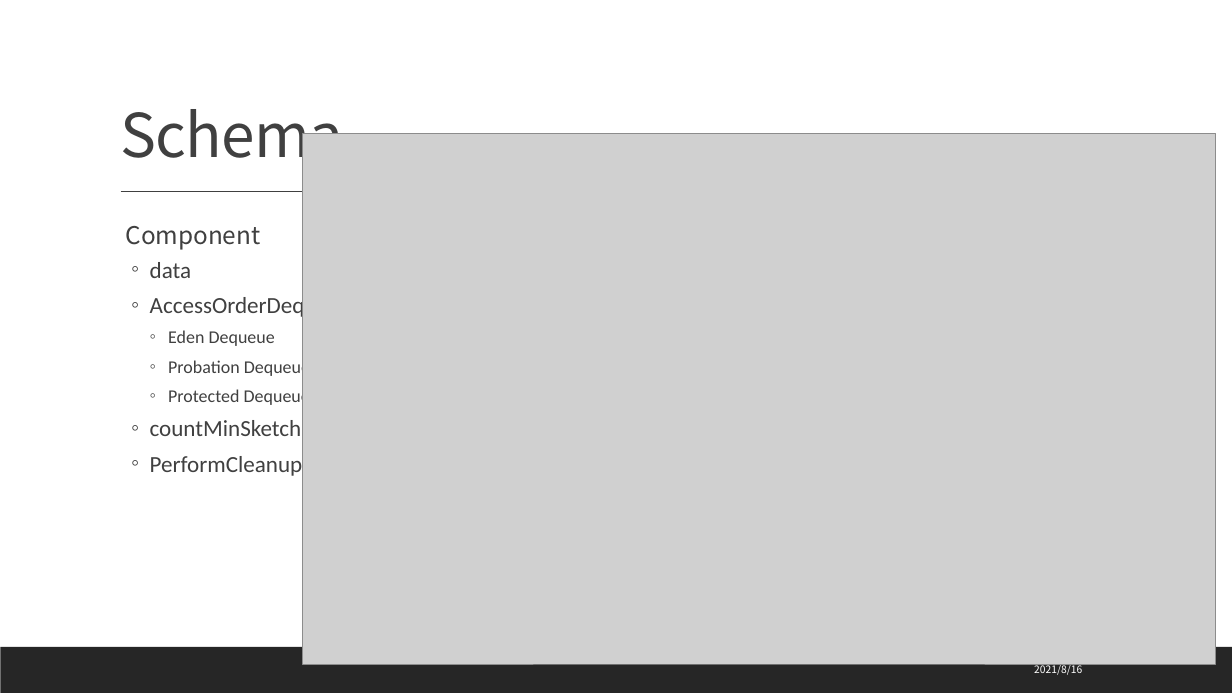
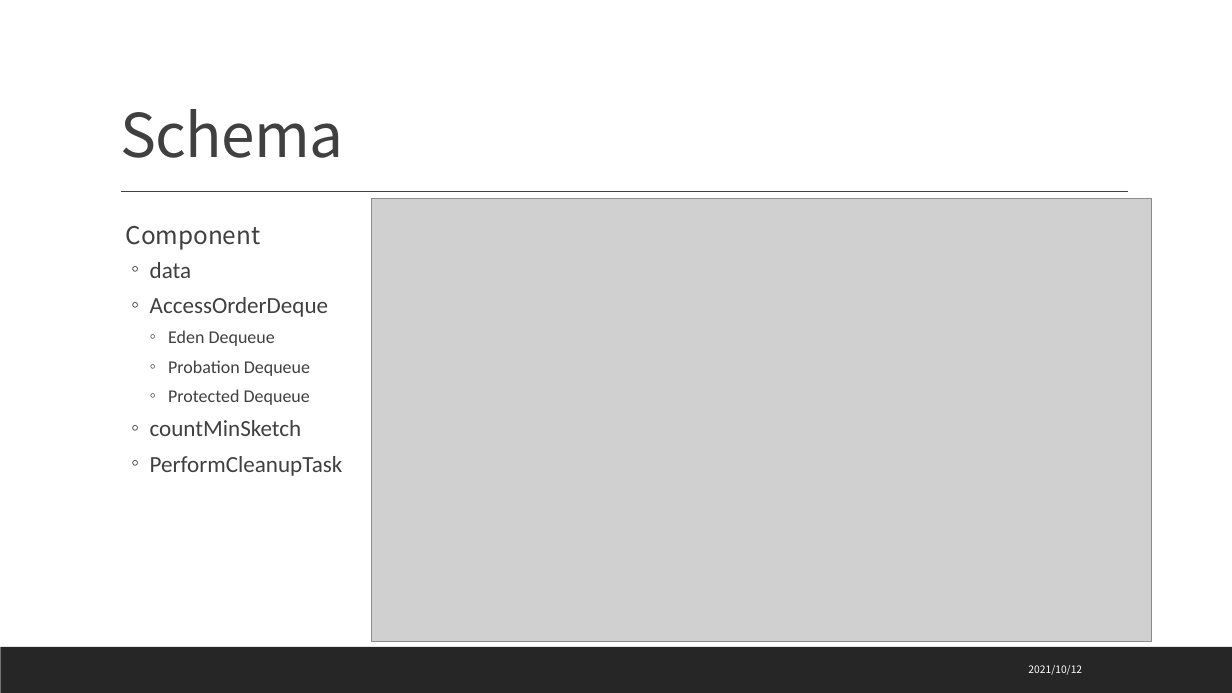
Before and after one commit to huzais520/doc, a slide deck: slide 18 of doc/ppt.pptx. Drawn at 1232x693 pixels with LibreOffice and Linux fonts; fonts in the diff are those of the drawing; grey boxes stand for pictures. Boxes give left, top, right and bottom in pixels: in the first picture for what was removed or moved away, otherwise in the second. Text is boxed around its words. In the diff, an @@ line names an element or a change of style, - is before the commit and + after.

```diff
--- a/doc/ppt.pptx
+++ b/doc/ppt.pptx
@@ picture: place and size @@
-picture at bbox=[302, 133, 1215, 665]
+picture at bbox=[372, 199, 1152, 641]
@@ text at bbox=[1028, 665, 1082, 675]: text changed @@
-2021/8/16
+2021/10/12
```
Also in this commit, not shown: 18 other slides changed, 2 other files.
